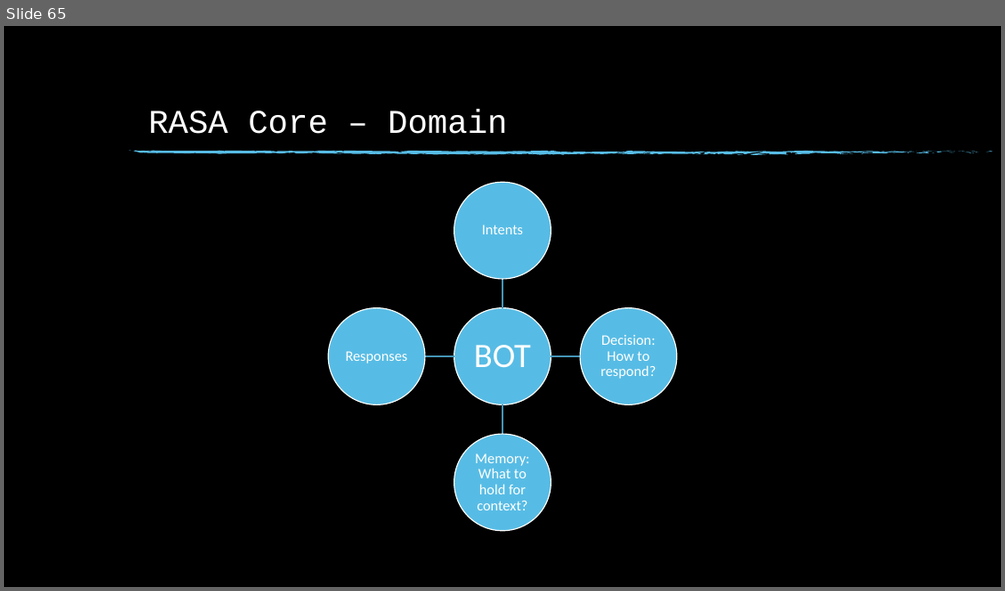
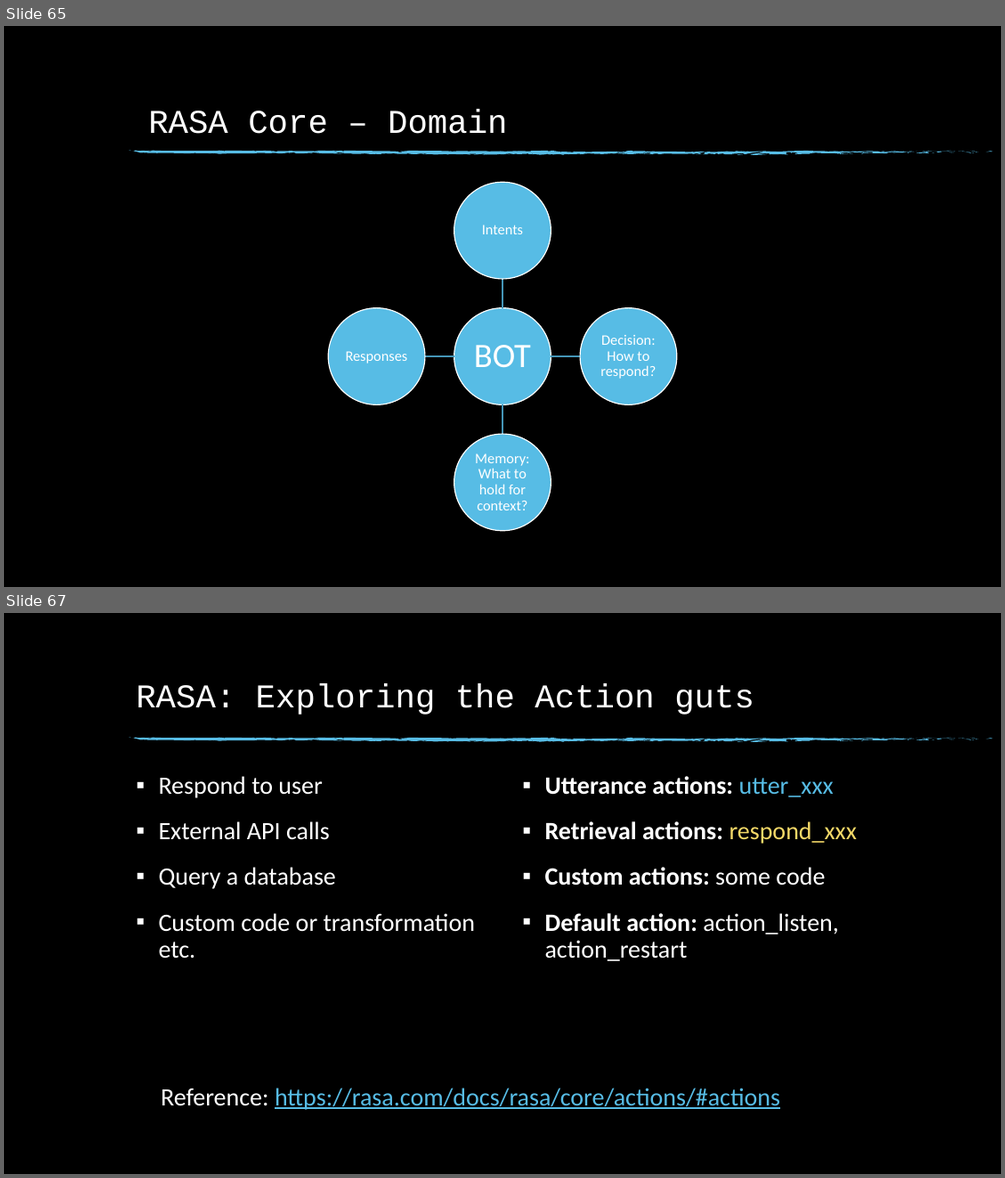
Before and after one commit to dinesh19aug/rasa-workshop, a slide deck: Natural Language Processing Workshop.pptx. Shown one above the other, each under a label of ours: slide 65 before the commit, slides 65 and 67 after it; the slides between them are not shown. The pictures are 1005x591 and 1005x1178 pixels, drawn with LibreOffice and Linux fonts; fonts in the diff are those of the drawing; background and template pictures are left out. Boxes give left, top, right and bottom in pixels: in the first picture for what was removed or moved away, otherwise in the second. Text is boxed around its words. In the diff, an @@ line names an element or a change of style, - is before the commit and + after.

```diff
--- a/Natural Language Processing Workshop.pptx
+++ b/Natural Language Processing Workshop.pptx
@@ slide 67 added at (4,613,1001,1174), background picture (left out); not listed: 74 template elements that a slide beside it also shows @@
@@ title added at (136,684,754,714), 32 pt, text #FFFFFF @@
+RASA: Exploring the Action guts
@@ text added at (159,776,475,958), 24 pt, text #FFFFFF @@
+▪ Respond to user
+▪ External API calls
+▪ Query a database
+▪ Custom code or transformation etc.
@@ text added at (545,776,857,961), 24 pt, text #FFFFFF, bold @@
+▪ Utterance actions: utter_xxx
+▪ Retrieval actions: respond_xxx
+▪ Custom actions: some code
+▪ Default action: action_listen, action_restart
@@ text added at (161,1087,780,1110), 24 pt, text #57BCE5, underline @@
+Reference: https://rasa.com/docs/rasa/core/actions/#actions
```
Also in this commit, not shown: 1 slide changed, 2 other slides added, 28 other files.
